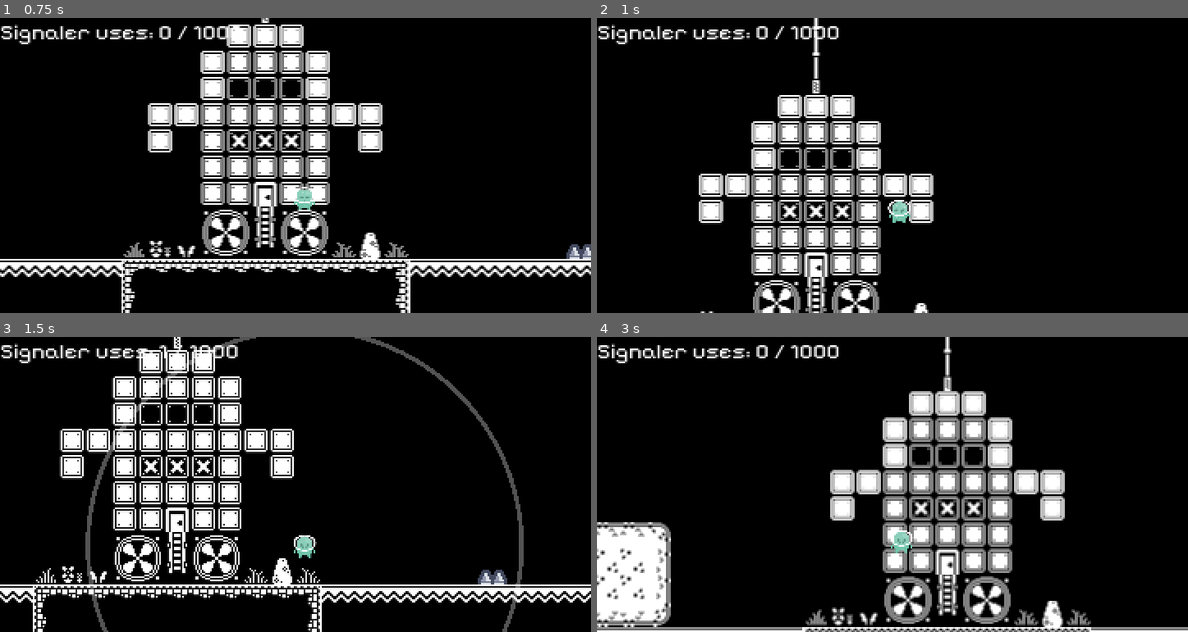
Above: before the commit, frames 1-4 (two rows, left to right).
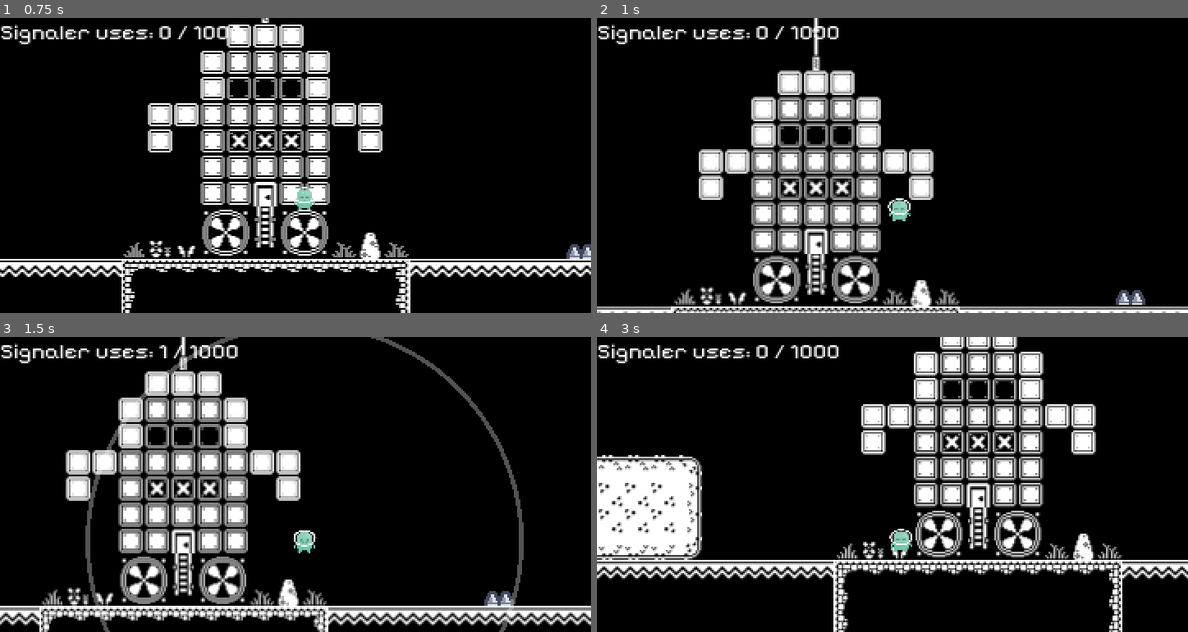
Above: after the commit, the same moments.

Repository: djutemark/ld59
Game: Godot game, scene res://game.tscn
Same seed, same stepped clock (60 frames per second), same inputs: the game is played once before the commit and once after it. The engine's default icon, where the game draws it, is replaced by a stand-in: a white triangle on a blue panel in a dark square.
Inputs:
- Up to frame 1 (0.75 s): tap Enter at 0.5 s; hold D (move_right) from 0.53 s (still down); tap Space (jump) at 0.6 s
- Up to frame 2 (1 s): keep holding D (move_right); tap Space (jump) at 0.77 s
- Up to frame 3 (1.5 s): keep holding D (move_right); tap Space (jump) at 1.07 s; tap E (use_signaler) at 1.35 s
- Up to frame 4 (3 s): tap Space (jump) at 1.52, 1.55, 1.82, 2.3, 2.85 s; release D (move_right) at 2.03 s; hold A (move_left) 2.03-2.78 s; tap R at 2.1 s; hold D (move_right) from 2.78 s (still down)

Frame 1 is identical in both runs. In frame 2, 18% of the frame differs, in the area x 0-100%, y 2-100%; in frame 3, 30%; in frame 4, 37%, in the area x 0-100%, y 0-100%.

Commit message:
Add air jump strength

Diff:
--- a/scripts/player.gd
+++ b/scripts/player.gd
@@ -5,6 +5,7 @@
 @export var move_speed: float = 100
 @export var jump_strength: float = 100
 @export var max_num_air_jumps: int = 1
+@export var air_jump_strength: float = 100
 
 @export var signal_settings: SignalerSettings
 
@@ -68,15 +69,12 @@
 
 func move() -> void:
 	if Input.is_action_just_pressed("jump"):
-		var jump_vec: Vector2 = up_direction * jump_strength
-
-		print("jumping: num_air = ", num_air_jumps, " max_air = ", max_num_air_jumps)
 		if is_on_floor():
 			num_air_jumps = 0
-			do_jump(jump_vec)
+			do_jump(up_direction * jump_strength)
 		elif num_air_jumps < max_num_air_jumps:
 			num_air_jumps += 1
-			do_jump(jump_vec)
+			do_jump(up_direction * air_jump_strength)
 
 	var horizontal = Input.get_axis("move_left", "move_right")
 	velocity.x = horizontal * move_speed
